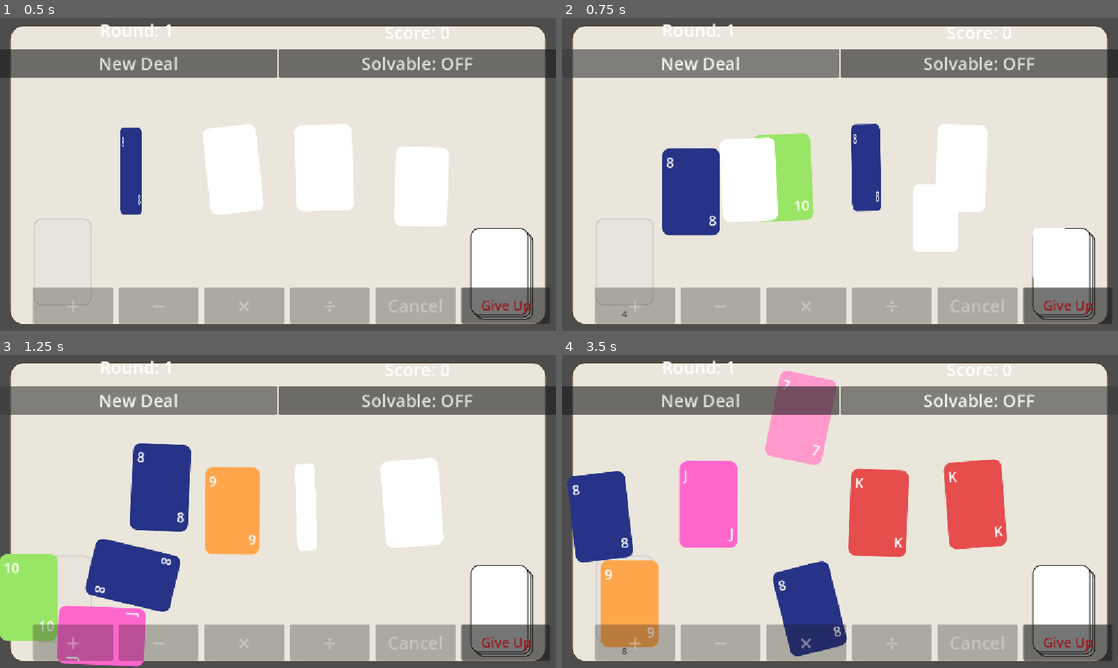
Above: before the commit, frames 1-4 (two rows, left to right).
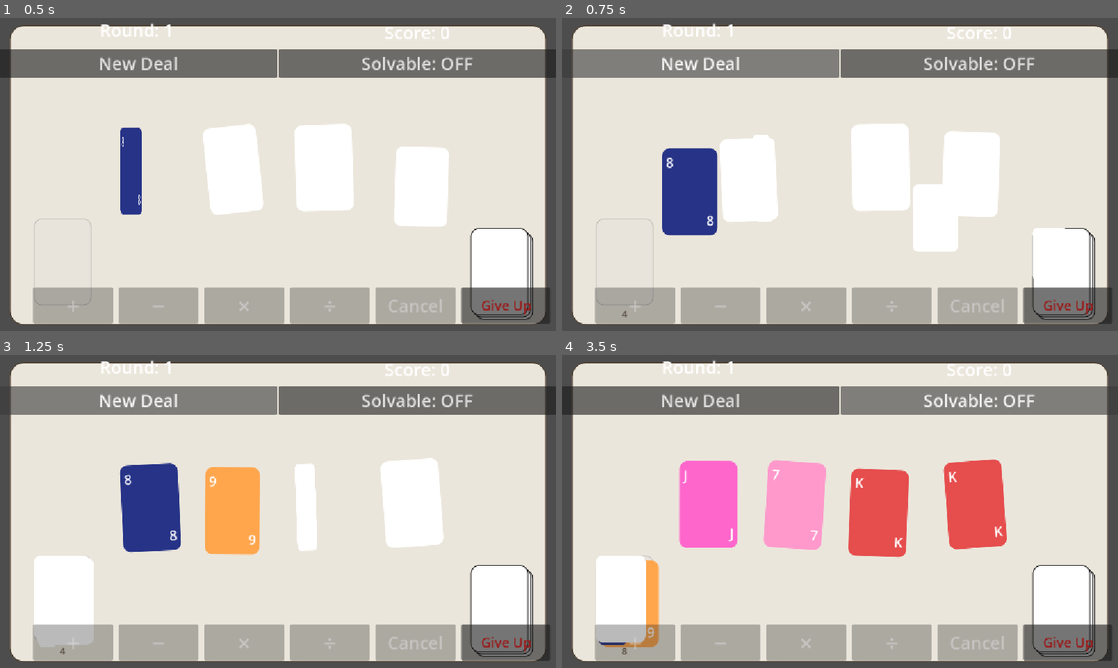
Above: after the commit, the same moments.

Repository: sky-q-xu/card-24
Game: Godot game, scene res://scenes/main.tscn
Same seed, same stepped clock (60 frames per second), same inputs: the game is played once before the commit and once after it.
Inputs:
- Up to frame 1 (0.5 s): no input
- Up to frame 2 (0.75 s): click "New Deal" at 0.5 s
- Up to frame 3 (1.25 s): no input
- Up to frame 4 (3.5 s): click "New Deal" at 1.25 s; click "Solvable: OFF" at 2 s; click "Solvable: ON" at 2.75 s

Frame 1 is identical in both runs. In frame 2, 6.0% of the frame differs, in the area x 18-79%, y 33-70%; in frame 3, 12%; in frame 4, 14%, in the area x 0-52%, y 5-97%.

Commit message:
Fix New Deal spam crash and spurious operator bar
Three fixes:
- Kill all pending deal-animation tweens at the start of _on_round_started
  so their callbacks can't fire on cards that were already freed.
- Guard reveal_face and input_enabled callbacks with is_instance_valid.
- Disable CollisionShape2D and Area2D.monitoring on discarded cards so
  overlapping flying cards can't emit dropped_on and open the operator bar.

Co-Authored-By: Claude Sonnet 4.6 <noreply@anthropic.com>

Diff:
--- a/scripts/main.gd
+++ b/scripts/main.gd
@@ -15,6 +15,7 @@
 var _auto_solving: bool = false
 var _discard_count: int = 0
 var _discard_pile_cards: Array = []  # card nodes kept alive in the pile display
+var _active_deal_tweens: Array = []   # tweens created by _animate_deal
 
 const DISCARD_MAX_VISIBLE := 3
 const DISCARD_STACK_OFFSET := Vector2(5.0, 5.0)
@@ -183,6 +184,9 @@
 	card.freeze = true
 	card.linear_velocity = Vector2.ZERO
 	card.angular_velocity = 0.0
+	# Prevent discarded cards from triggering drop events or physics collisions
+	card.get_node("CollisionShape2D").disabled = true
+	card.get_node("Area2D").monitoring = false
 	var dest: Vector2 = $GameBoard/DiscardPile.global_position
 	var tween := create_tween()
 	if delay > 0.0:
@@ -220,6 +224,11 @@
 
 func _on_round_started(card_data: Array) -> void:
 	_auto_solving = false
+	# Kill any deal animations still running so their callbacks can't fire on freed cards
+	for t in _active_deal_tweens:
+		if t:
+			t.kill()
+	_active_deal_tweens.clear()
 	_discard_count += _live_cards.size()
 	for i in _live_cards.size():
 		_animate_to_discard(_live_cards[i], i * 0.06)
@@ -249,6 +258,7 @@
 	)
 	var final_rot := randf_range(-JITTER_ROT, JITTER_ROT)
 	var tween := create_tween()
+	_active_deal_tweens.append(tween)
 	tween.tween_interval(index * DEAL_STAGGER)
 	tween.tween_property(card, "global_position", final_pos, DEAL_DURATION) \
 		.set_trans(Tween.TRANS_CUBIC).set_ease(Tween.EASE_OUT)
@@ -258,10 +268,16 @@
 		.set_trans(Tween.TRANS_CUBIC).set_ease(Tween.EASE_OUT)
 	tween.tween_property(card, "scale:x", 0.0, FLIP_DURATION) \
 		.set_trans(Tween.TRANS_SINE).set_ease(Tween.EASE_IN)
-	tween.tween_callback(func(): card.reveal_face())
+	tween.tween_callback(func():
+		if is_instance_valid(card): card.reveal_face()
+	)
 	tween.tween_property(card, "scale:x", 1.0, FLIP_DURATION) \
 		.set_trans(Tween.TRANS_SINE).set_ease(Tween.EASE_OUT)
-	tween.tween_callback(func(): card.input_enabled = true; card.freeze = false)
+	tween.tween_callback(func():
+		if is_instance_valid(card):
+			card.input_enabled = true
+			card.freeze = false
+	)
 
 func _on_card_dropped_on(source: Card, target: Card) -> void:
 	_set_cards_interactive(false)
